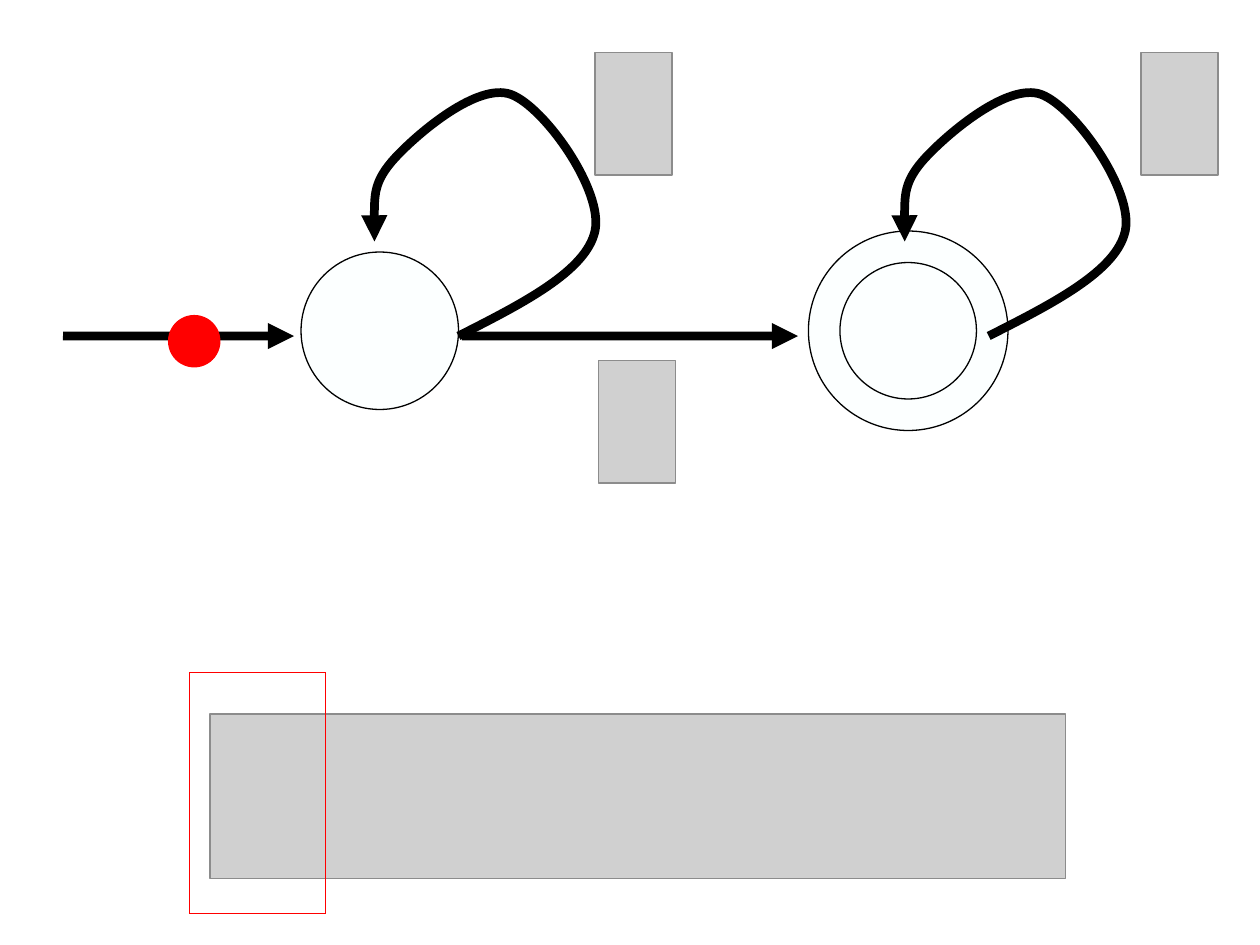
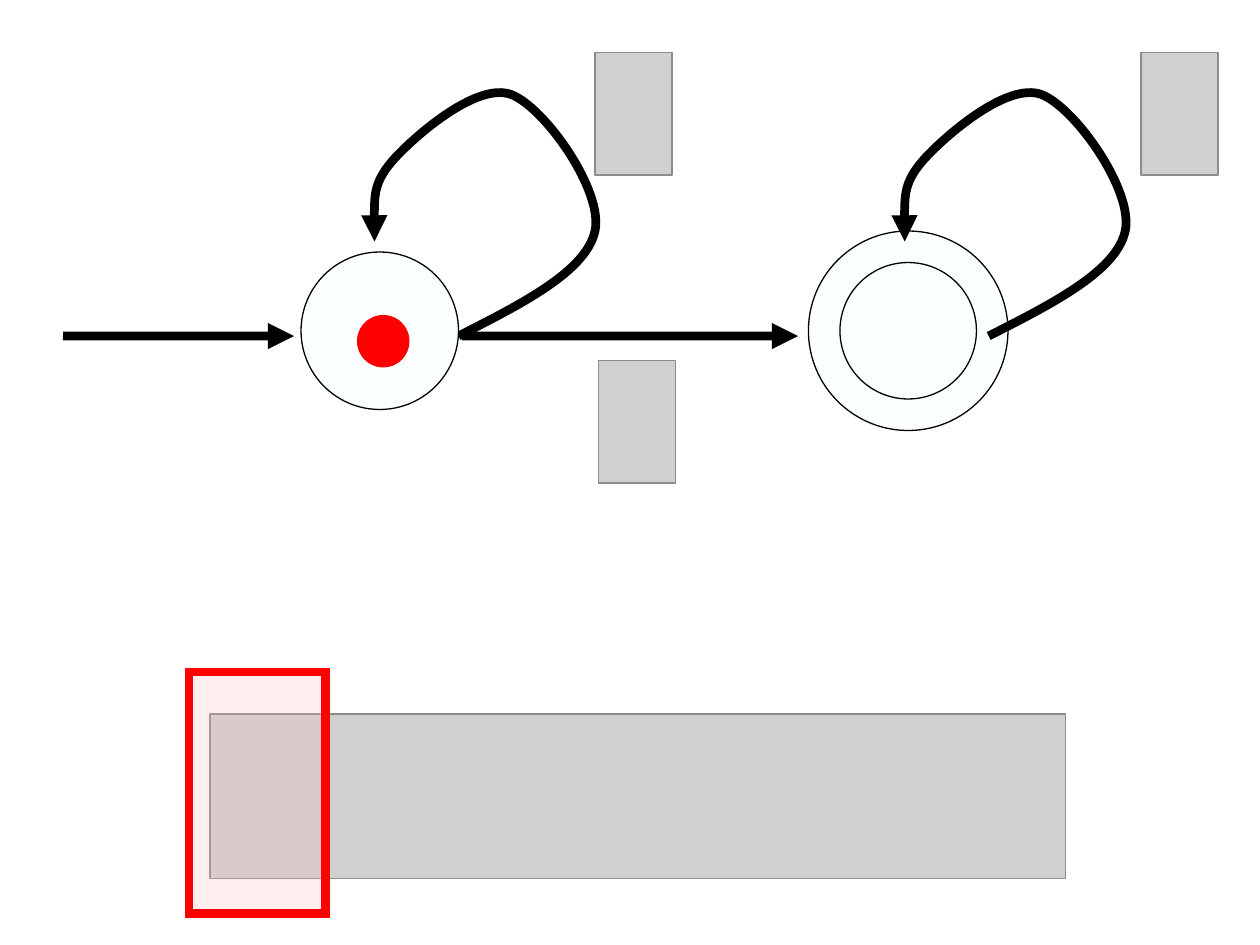
Before and after one commit to gcross/QC-Talks, a slide deck: slide 18 of GeneralExam/WeaponsOfMassSimulation.odp (slide 17 before the commit). Drawn at 1260x945 pixels with LibreOffice and Linux fonts; fonts in the diff are those of the drawing; grey boxes stand for pictures; background and template pictures are left out. Boxes give left, top, right and bottom in pixels: in the first picture for what was removed or moved away, otherwise in the second. Text is boxed around its words. In the diff, an @@ line names an element or a change of style, - is before the commit and + after.

```diff
--- a/GeneralExam/WeaponsOfMassSimulation.odp
+++ b/GeneralExam/WeaponsOfMassSimulation.odp
@@ ellipse: place and size @@
-ellipse at (168,315,220,368)
+ellipse at (357,315,410,368)
@@ rectangle at (189,672,325,914): fill none to #FFBAC0 at 25% opacity; outline #FF0000 0.51 pt to #FF0000 4.99 pt @@
```
Also in this commit, not shown: 19 other slides changed, 4 slides added, 101 slides removed.
